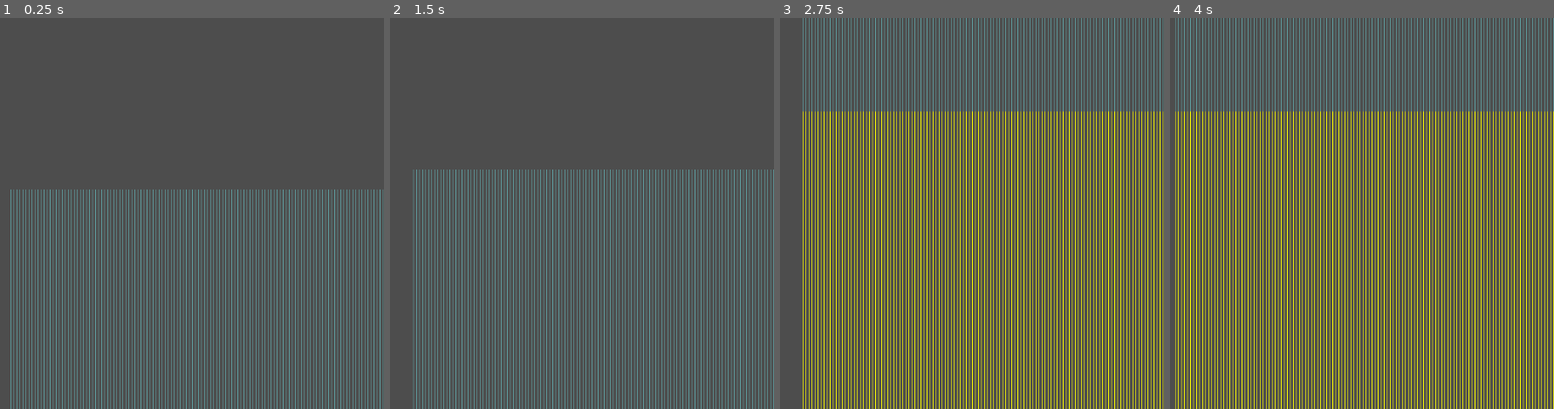
Above: before the commit, frames 1-4 (left to right).
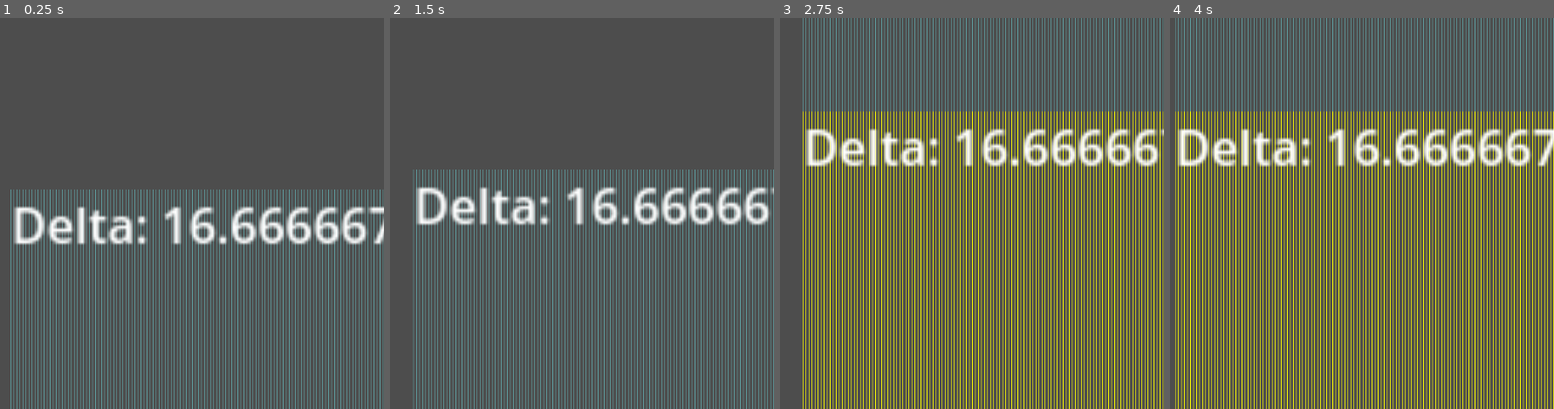
Above: after the commit, the same moments.

Repository: binary-soup/Raycasting
Game: Godot game, scene res://main.tscn
Same seed, same stepped clock (60 frames per second), same inputs: the game is played once before the commit and once after it.
Inputs:
- Up to frame 1 (0.25 s): no input
- Up to frame 2 (1.5 s): tap Enter at 0.5 s; hold D (rotate_right) 0.53-1.28 s; tap Space at 1.25 s; hold S (move_back) from 1.28 s (still down)
- Up to frame 3 (2.75 s): release S (move_back) at 2.03 s; hold D (rotate_right) from 2.03 s (still down)
- Up to frame 4 (4 s): tap Enter at 2.75 s; release D (rotate_right) at 2.78 s; hold W (move_forward) 2.78-3.53 s; tap Space at 3.5 s; hold A (rotate_left) from 3.53 s (still down)

The runs differ from the first frame. In frame 1, 5.2% of the frame differs, in the area x 3-100%, y 48-58%; in frame 2, 5.0%; in frame 3, 5.1%; in frame 4, 5.4%, in the area x 2-100%, y 28-39%.

Commit message:
add FPS and delta label

Diff:
--- a/main.gd
+++ b/main.gd
@@ -7,6 +7,7 @@
 @onready var tile_map := $TileMap
 @onready var player := $Player
 @onready var camera := $Player/Camera2D
+@onready var fps_label := $Label
 
 const colours := {
 	Vector2i(0, 0): Color.RED,
@@ -16,6 +17,7 @@
 }
 
 var viewport_size : Vector2i
+var last_time := 0
 
 
 func _ready():
@@ -24,11 +26,15 @@
 		player.visible = false
 	else:
 		camera.current = true
+		fps_label.visible = false
 
 
 func _process(delta):
-	if raycast_mode:
-		queue_redraw()
+	if not raycast_mode:
+		return
+
+	queue_redraw()
+	fps_label.text = "Delta: %f ms, FPS: %f" % [delta * 1000, 1 / delta]
 
 
 func _draw():
--- a/main.tscn
+++ b/main.tscn
@@ -41,3 +41,8 @@
 
 [node name="Camera2D" type="Camera2D" parent="Player"]
 zoom = Vector2(5, 5)
+
+[node name="Label" type="Label" parent="."]
+offset_right = 40.0
+offset_bottom = 23.0
+text = "FPS: ?"
